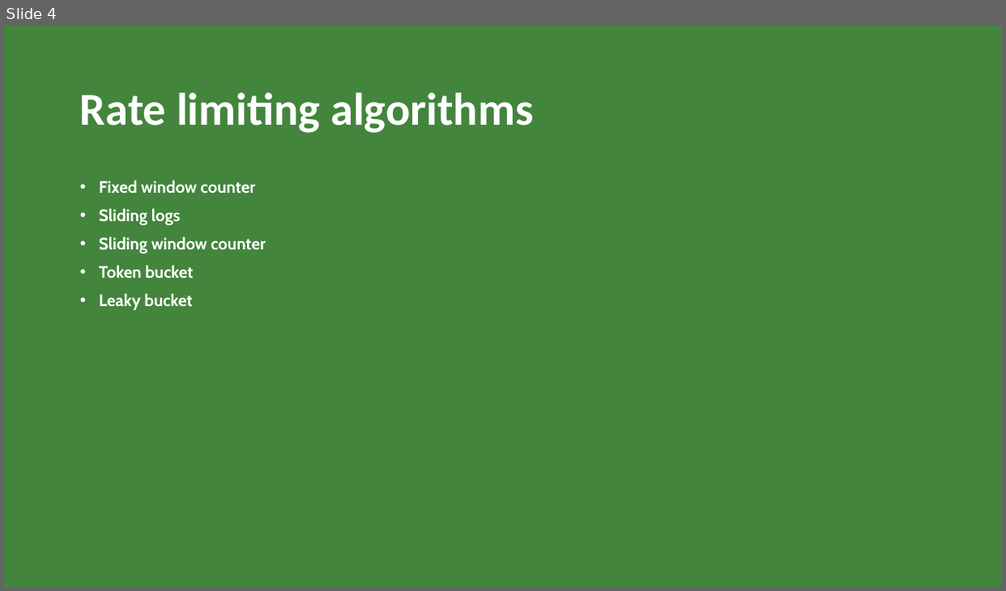
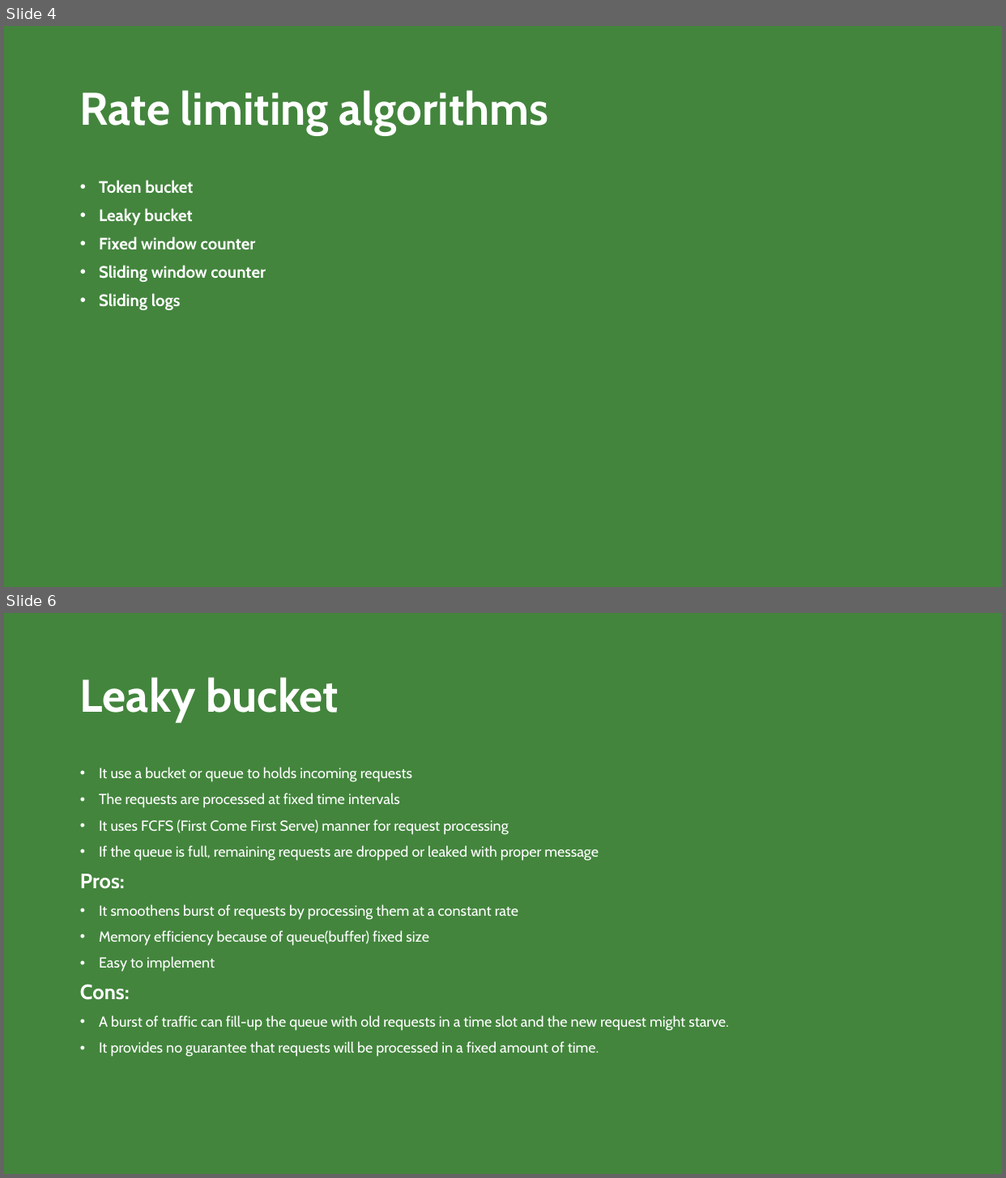
Before and after one commit to hamedhafezi/ppt, a slide deck: BK.pptx. Shown one above the other, each under a label of ours: slide 4 before the commit, slides 4 and 6 after it; the slides between them are not shown. The pictures are 1006x591 and 1006x1178 pixels, drawn with LibreOffice and Linux fonts; fonts in the diff are those of the drawing. Boxes give left, top, right and bottom in pixels: in the first picture for what was removed or moved away, otherwise in the second. Text is boxed around its words. In the diff, an @@ line names an element or a change of style, - is before the commit and + after.

Commit message:
Add rate limit algorithms

```diff
--- a/BK.pptx
+++ b/BK.pptx
@@ slide 6 added at (x1=4, y1=613, x2=1002, y2=1174), background #43853D @@
@@ title added at (x1=80, y1=677, x2=338, y2=722), 44 pt, text #FFFFFF, bold @@
+Leaky bucket
@@ text added at (x1=80, y1=767, x2=728, y2=1057), 14 pt, text #FFFFFF @@
+• It use a bucket or queue to holds incoming requests
+• The requests are processed at fixed time intervals
+• It uses FCFS (First Come First Serve) manner for request processing
+• If the queue is full, remaining requests are dropped or leaked with proper message
+Pros:
+• It smoothens burst of requests by processing them at a constant rate
+• Memory efficiency because of queue(buffer) fixed size
+• Easy to implement
+Cons:
+• A burst of traffic can fill-up the queue with old requests in a time slot and the new request might starve.
+• It provides no guarantee that requests will be processed in a fixed amount of time.
@@ slide 4 changed as well @@
@@ title "Rate limiting algorithms" at (x1=80, y1=90, x2=549, y2=135): font Calibri to Cabin @@
@@ text at (x1=99, y1=180, x2=266, y2=254): paragraphs removed @@
-• Fixed window counter
-• Sliding logs
-• Sliding window counter
@@ text at (x1=99, y1=237, x2=266, y2=310): paragraphs added @@
+• Fixed window counter
+• Sliding window counter
+• Sliding logs
```
Also in this commit, not shown: 4 other slides changed, 3 other slides added.
